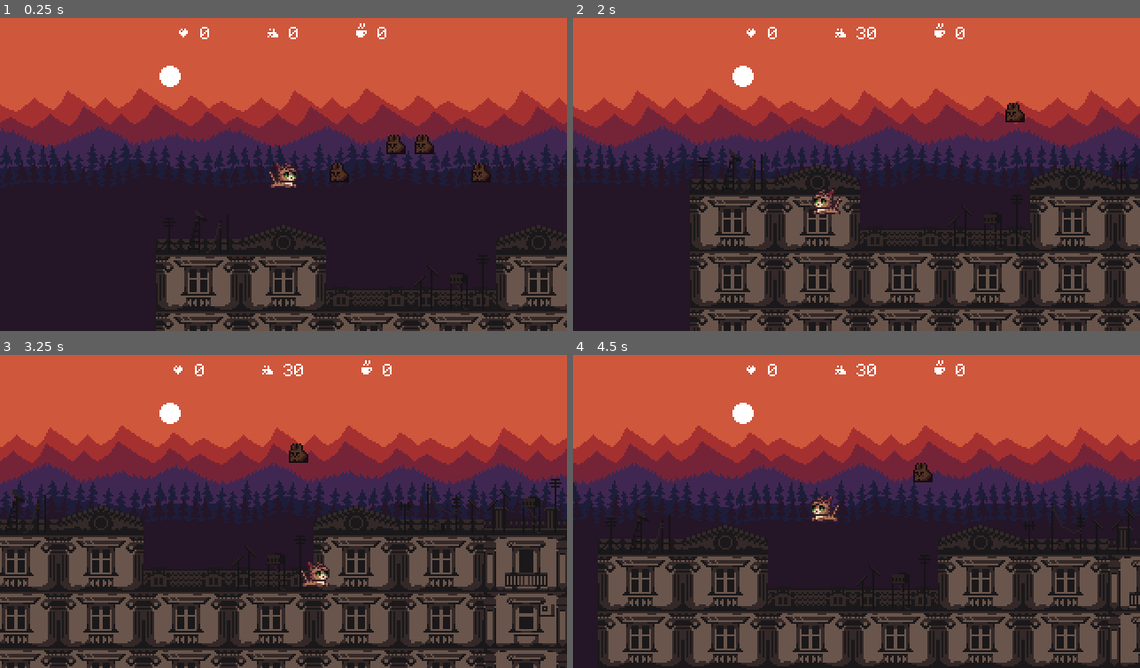
Above: before the commit, frames 1-4 (two rows, left to right).
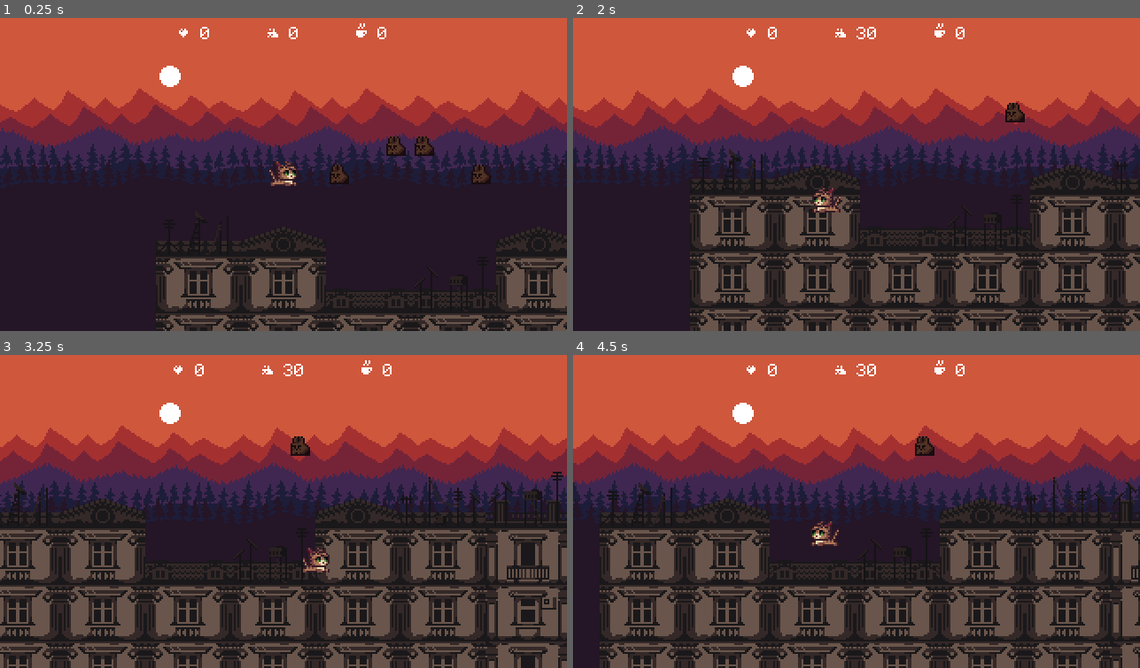
Above: after the commit, the same moments.

Repository: darkgraycat/marcy-runner-gd
Game: Godot game, scene res://scenes/main/main.tscn
Two runs of this game, one before a commit and one after it. Both use one fixed random seed, a clock stepped at 60 frames per second and the inputs below.
Inputs:
- Up to frame 1 (0.25 s): no input
- Up to frame 2 (2 s): hold W (move_right) 0.53-1.28 s; hold Space (jump) 0.53-1.28 s; hold Q (move_left) from 1.28 s (still down); tap Space (jump) at 1.35, 1.52, 1.82 s
- Up to frame 3 (3.25 s): release Q (move_left) at 2.03 s; hold Space (jump) 2.03-2.78 s; hold W (move_right) from 2.03 s (still down); tap Space (jump) at 2.85, 3.02 s
- Up to frame 4 (4.5 s): tap Space (jump) at 3.32, 4.35 s; release W (move_right) at 3.53 s; hold Space (jump) 3.53-4.28 s; hold Q (move_left) from 3.53 s (still down)

The runs differ from the first frame. In frame 1, 6.8% of the frame differs, in the area x 27-100%, y 37-100%; in frame 2, 0.3%; in frame 3, 27%, in the area x 0-100%, y 25-100%; in frame 4, 24%.

Commit message:
: split player update cycle into separate private methods

Diff:
--- a/scenes/entities/player/player.gd
+++ b/scenes/entities/player/player.gd
@@ -7,29 +7,17 @@
 
 var input_move: float = 0.0
 var input_jump: bool = false
+
+var jump_in_progress: bool = false
 var current_state: String = "idle"
 
 func _physics_process(delta: float) -> void:
-	velocity.x = move_velocity * input_move
-
-	if input_move:
-		animated_sprite_2d.flip_h = input_move < 0
-
-	if input_jump:
-		if is_on_floor():
-			velocity.y = -jump_velocity
-	elif velocity.y < 0:
-		velocity.y /= 2
-
+	_handle_moving()
+	_handle_jumping()
+	_handle_animation()
+	move_and_slide()
 	if !is_on_floor():
 		velocity.y += Global.GRAVITY * delta
-
-	var new_state := get_current_state()
-	if current_state != new_state:
-		current_state = new_state
-		animated_sprite_2d.play(new_state)
-
-	move_and_slide()
 
 
 func get_current_state() -> StringName:
@@ -37,3 +25,29 @@
 		"jump" if not is_on_floor() else
 		"walk" if velocity.x else "idle"
 	)
+
+
+func _handle_moving() -> void:
+	velocity.x = move_velocity * input_move
+
+
+func _handle_jumping() -> void:
+	if input_jump and !jump_in_progress:
+		jump_in_progress = true
+		if is_on_floor():
+			velocity.y = -jump_velocity
+
+	if !input_jump:
+		jump_in_progress = false
+		if velocity.y < 0:
+			velocity.y /= 2
+
+
+func _handle_animation() -> void:
+	if input_move:
+		animated_sprite_2d.flip_h = input_move < 0
+
+	var next_state := get_current_state()
+	if current_state != next_state:
+		current_state = next_state
+		animated_sprite_2d.play(next_state)
